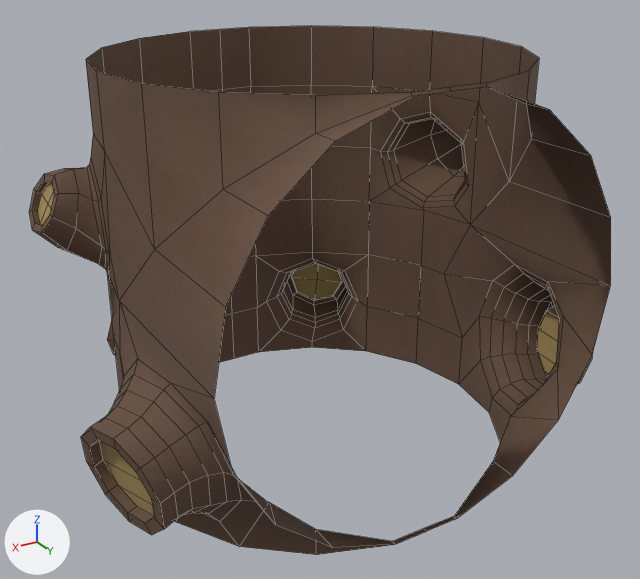
The FBX model Assets/Models/Logs/3WAY_WOOD.fbx: old version first, new version second.
Before and after are seen from a camera (50 mm lens) standing at (1.045, 1.773, 0.8) and looking at (-0.013, 0.01, -0.082). Lighting does not change. The marker at lower left points along +X, +Y and +Z. Mesh edges are drawn as thin lines. Where no turn or scale is listed for an object, it has been applied to the vertices.

Script lines for the objects in view, before the commit:
```python
me_mesh = bpy.data.meshes.new('Mesh')
me_mesh.from_pydata(...)  # 515 vertices, 486 faces; spans x -0.662..0.662, y -0.578..0.5, z -0.5..0.5
me_mesh.materials.append(mat_3way_wood)
ob_3way_wood = bpy.data.objects.new('3WAY_WOOD', me_mesh)
ob_3way_wood.location = (0.0, 0.0, 0.0)
```
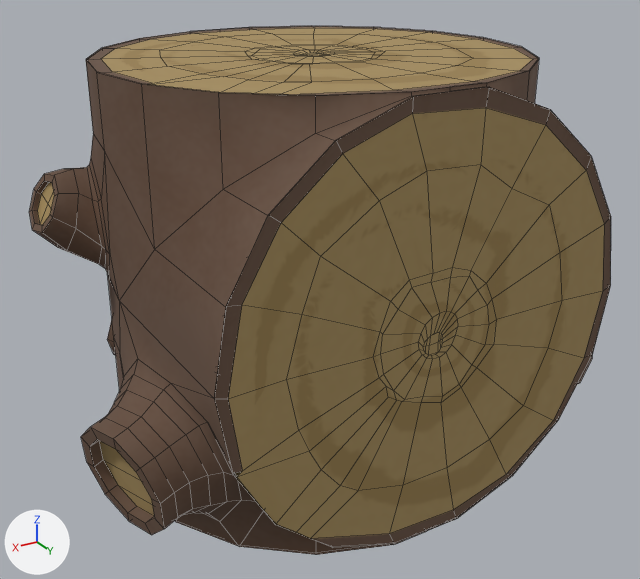
Location of each change, [x1, y1, x2, y2] in pixels of the pictures (640 x 579 px):
'Log_Cap003', added: after [214, 87, 610, 547]
'Log_Cap', added: after [87, 26, 539, 96]
'Log_Cap2', added: after [215, 364, 242, 476]

Edits to the bpy script that builds the scene:
```text
Add img_log_grp_end_wood_roughness_png:
    img_log_grp_end_wood_roughness_png = load_image('LOG_GRP_END_WOOD_Roughness.png', 'Textures/LOG_GRP_END_WOOD_Roughness.png', 2048, 2048, 'Non-Color')
Add img_log_grp_end_wood_basecolor_png:
    img_log_grp_end_wood_basecolor_png = load_image('LOG_GRP_END_WOOD_BaseColor.png', 'Textures/LOG_GRP_END_WOOD_BaseColor.png', 2048, 2048, 'sRGB')
Add mat_end_wood:
    mat_end_wood = bpy.data.materials.new('END_WOOD')
    # uses the picture img_log_grp_end_wood_basecolor_png
    # uses the picture img_log_grp_end_wood_roughness_png
Add me_mesh_003:
    me_mesh_003.from_pydata(...)  # 135 vertices, 123 faces; spans x -0.501..0.499, y -0.009..-0.008, z -0.493..0.492
    me_mesh_003.materials.append(mat_end_wood)
Add me_mesh_001:
    me_mesh_001.from_pydata(...)  # 135 vertices, 123 faces; spans x -0.5..0.5, y -0.5..0.486, z 0.008..0.009
    me_mesh_001.materials.append(mat_end_wood)
Add me_mesh_002:
    me_mesh_002.from_pydata(...)  # 135 vertices, 123 faces; spans x -0.501..0.499, y -0.492..0.493, z -0.009..-0.008
    me_mesh_002.materials.append(mat_end_wood)
Add ob_log_cap003:
    ob_log_cap003 = bpy.data.objects.new('Log_Cap003', me_mesh_003)
    ob_log_cap003.location = (0.0, 0.507, 0.001)
Add ob_log_cap2:
    ob_log_cap2 = bpy.data.objects.new('Log_Cap2', me_mesh_001)
    ob_log_cap2.location = (-0.002, 0.006, -0.505)
Add ob_log_cap:
    ob_log_cap = bpy.data.objects.new('Log_Cap', me_mesh_002)
    ob_log_cap.location = (0.0, 0.0, 0.507)
```
